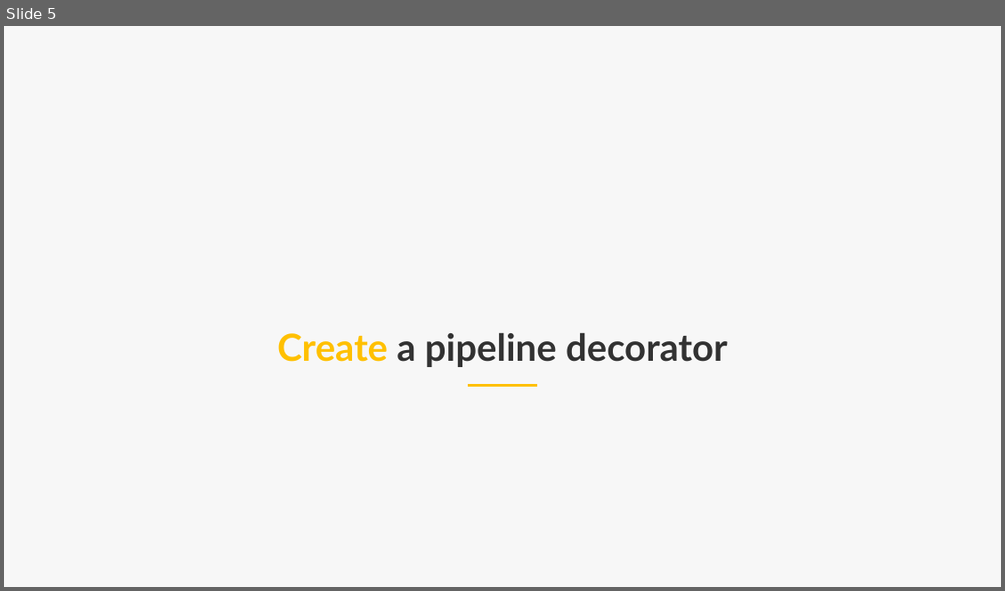
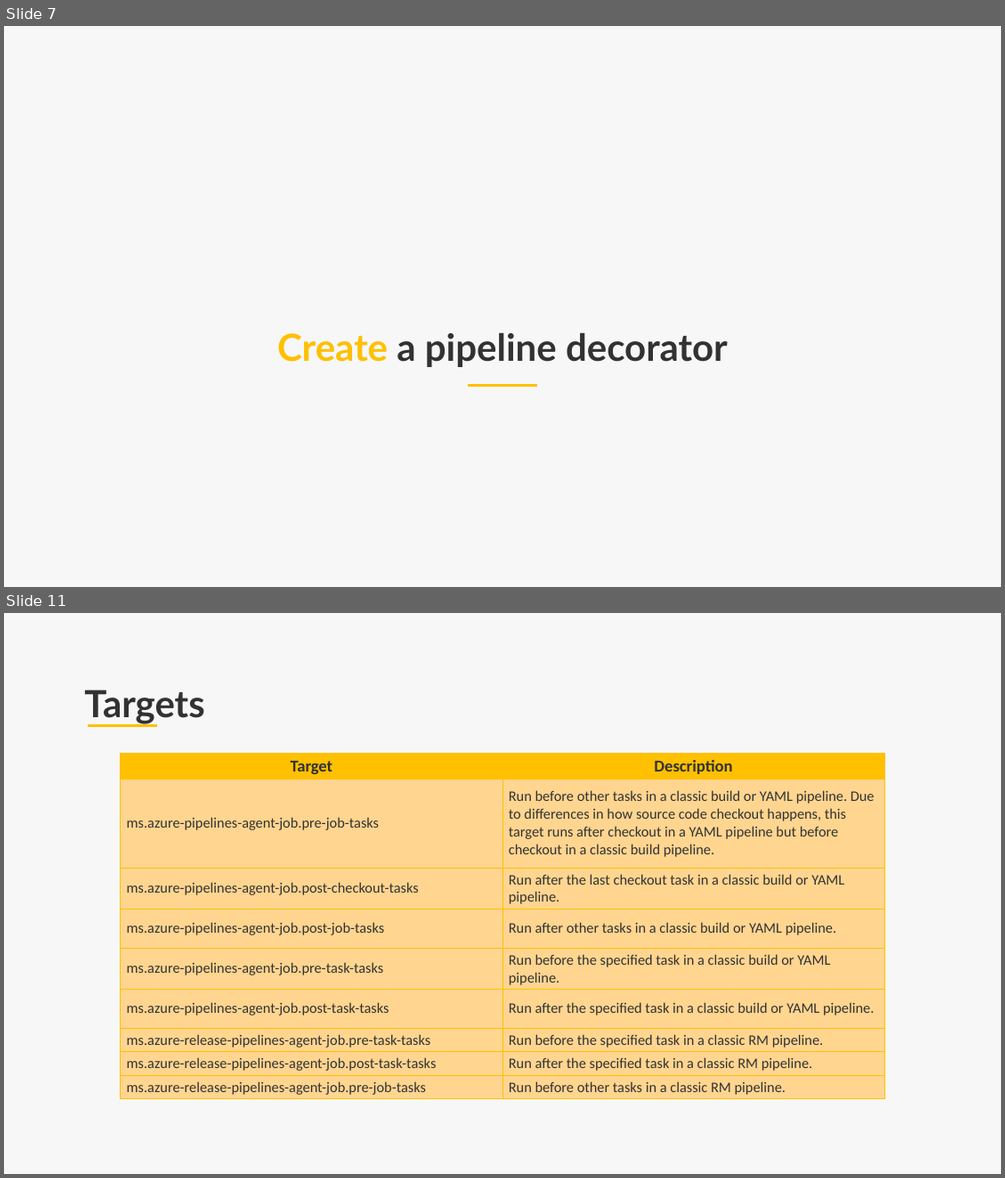
Before and after one commit to lgmorand/azure-devops-pipeline-decorators, a slide deck: presentation/Azure DevOps - pipeline decorators.pptx. Shown one above the other, each under a label of ours: slide 5 before the commit, slides 7 and 11 after it; the slides between them are not shown. The pictures are 1005x591 and 1005x1178 pixels, drawn with LibreOffice and Linux fonts; fonts in the diff are those of the drawing; background and template pictures are left out. Boxes give left, top, right and bottom in pixels: in the first picture for what was removed or moved away, otherwise in the second. Text is boxed around its words. In the diff, an @@ line names an element or a change of style, - is before the commit and + after.

```diff
--- a/presentation/Azure DevOps - pipeline decorators.pptx
+++ b/presentation/Azure DevOps - pipeline decorators.pptx
@@ slide 11 added at bbox=[4, 613, 1001, 1174], background #F7F7F7 @@
@@ text added at bbox=[84, 690, 204, 724], 36 pt, text #323232, bold @@
+Targets
@@ line added from (88, 725) to (157, 725), #FFC000 2.25 pt @@
@@ table added at bbox=[121, 753, 885, 1099], 9 rows, 2 columns @@
+Target | Description
+ms.azure-pipelines-agent-job.pre-job-tasks | Run before other tasks in a classic build or YAML pipeline. Due to differences in how source code checkout happens, this target runs after checkout in a YAML pipeline but before checkout in a classic build pipeline.
+ms.azure-pipelines-agent-job.post-checkout-tasks | Run after the last checkout task in a classic build or YAML pipeline.
+ms.azure-pipelines-agent-job.post-job-tasks | Run after other tasks in a classic build or YAML pipeline.
+ms.azure-pipelines-agent-job.pre-task-tasks | Run before the specified task in a classic build or YAML pipeline.
+ms.azure-pipelines-agent-job.post-task-tasks | Run after the specified task in a classic build or YAML pipeline.
+ms.azure-release-pipelines-agent-job.pre-task-tasks | Run before the specified task in a classic RM pipeline.
+ms.azure-release-pipelines-agent-job.post-task-tasks | Run after the specified task in a classic RM pipeline.
+ms.azure-release-pipelines-agent-job.pre-job-tasks | Run before other tasks in a classic RM pipeline.
@@ what was slide 5 is now slide 7 @@
```
Also in this commit, not shown: 3 slides changed, 12 other slides added, 6 slides removed.
